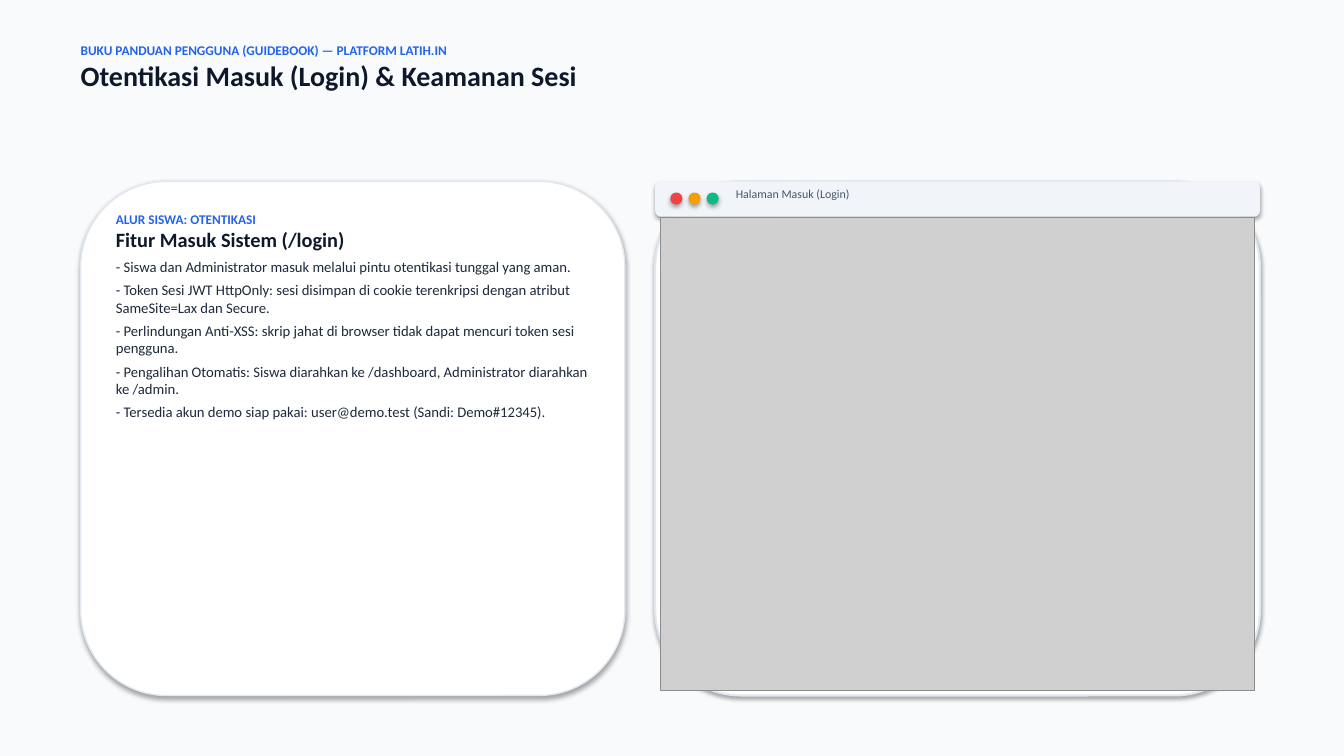
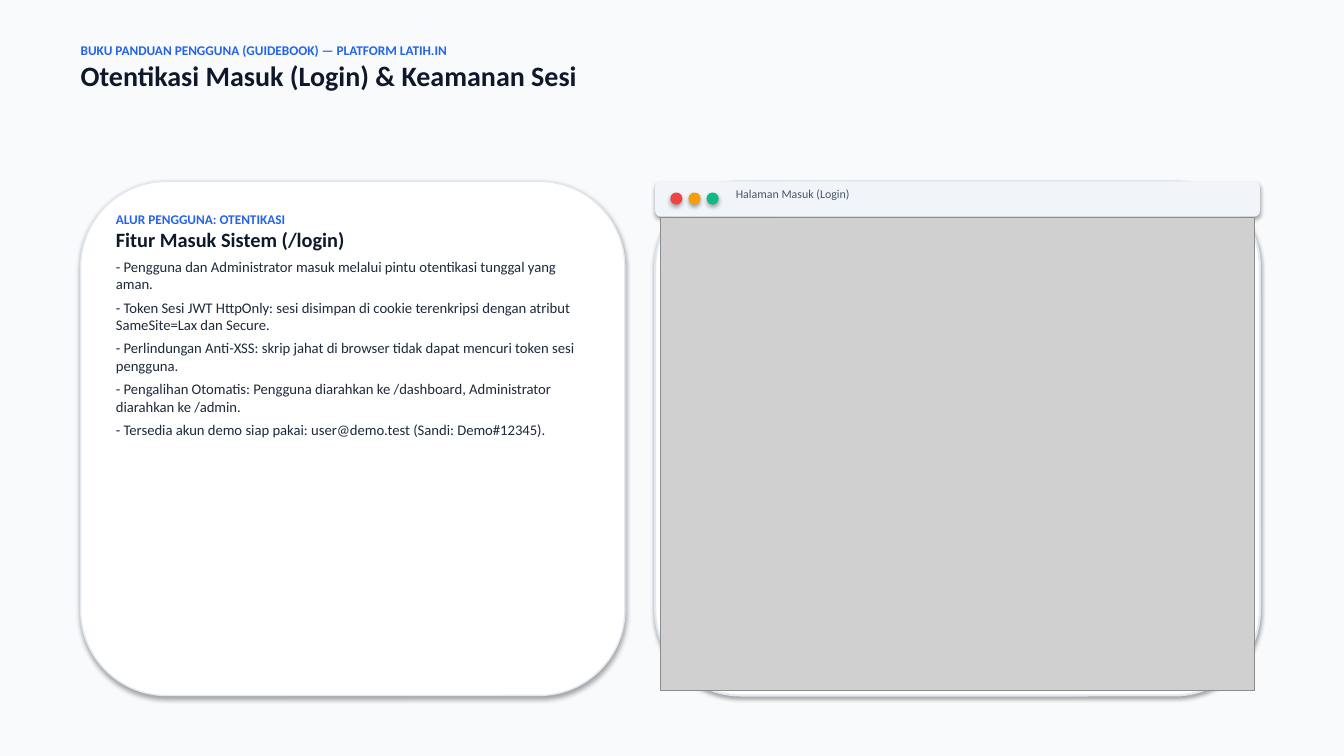
Before and after one commit to Salman-artz/latih.in, a slide deck: slide 4 of guidebook.pptx. Drawn at 1344x756 pixels with LibreOffice and Linux fonts; fonts in the diff are those of the drawing; grey boxes stand for pictures. Boxes give left, top, right and bottom in pixels: in the first picture for what was removed or moved away, otherwise in the second. Text is boxed around its words. In the diff, an @@ line names an element or a change of style, - is before the commit and + after.

Commit message:
refactor(terminology): replace all occurrences of 'siswa' with 'pengguna'

```diff
--- a/guidebook.pptx
+++ b/guidebook.pptx
@@ text at [116,215,286,224]: text changed @@
-ALUR SISWA: OTENTIKASI
+ALUR PENGGUNA: OTENTIKASI
@@ text at [116,261,556,289]: text changed @@
-- Siswa dan Administrator masuk melalui pintu otentikasi tunggal yang aman.
+- Pengguna dan Administrator masuk melalui pintu otentikasi tunggal yang aman.
@@ text at [116,383,551,413]: text changed @@
-- Pengalihan Otomatis: Siswa diarahkan ke /dashboard, Administrator diarahkan ke /admin.
+- Pengalihan Otomatis: Pengguna diarahkan ke /dashboard, Administrator diarahkan ke /admin.
```
Also in this commit, not shown: 11 other slides changed, 5 other files.
